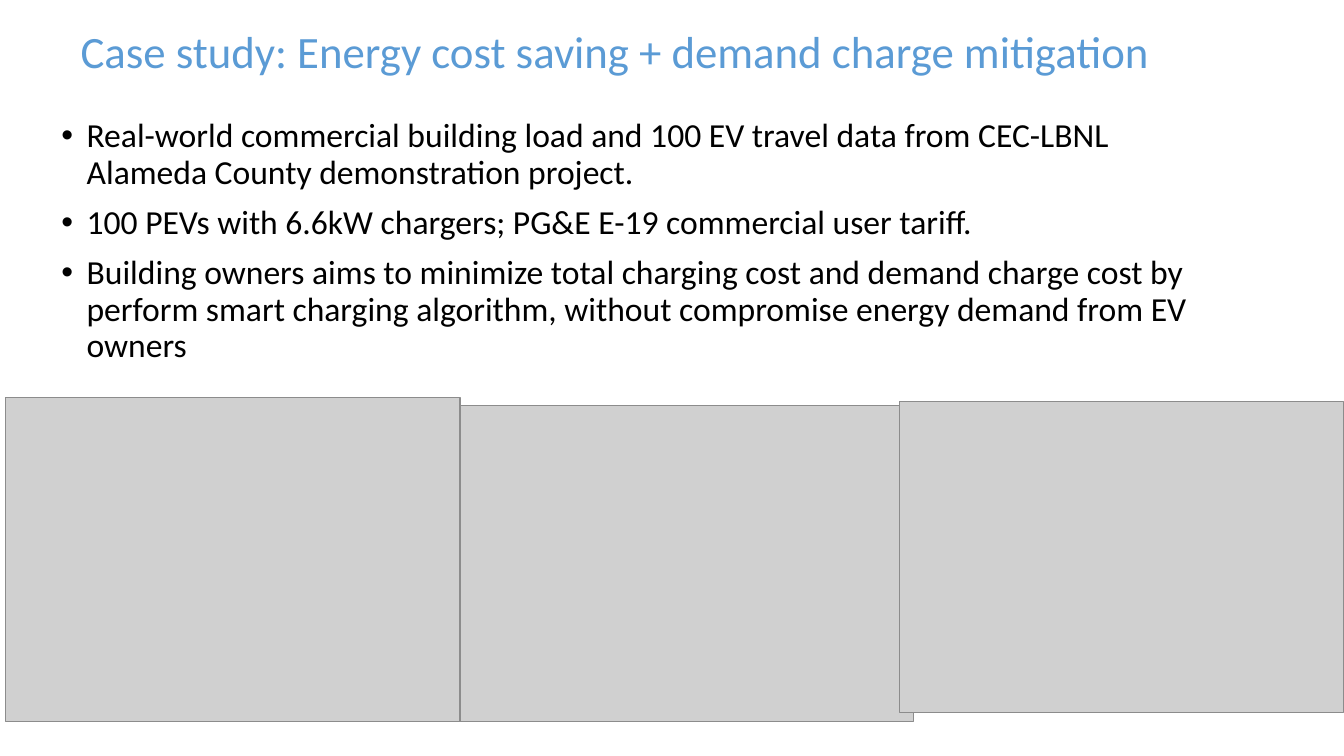
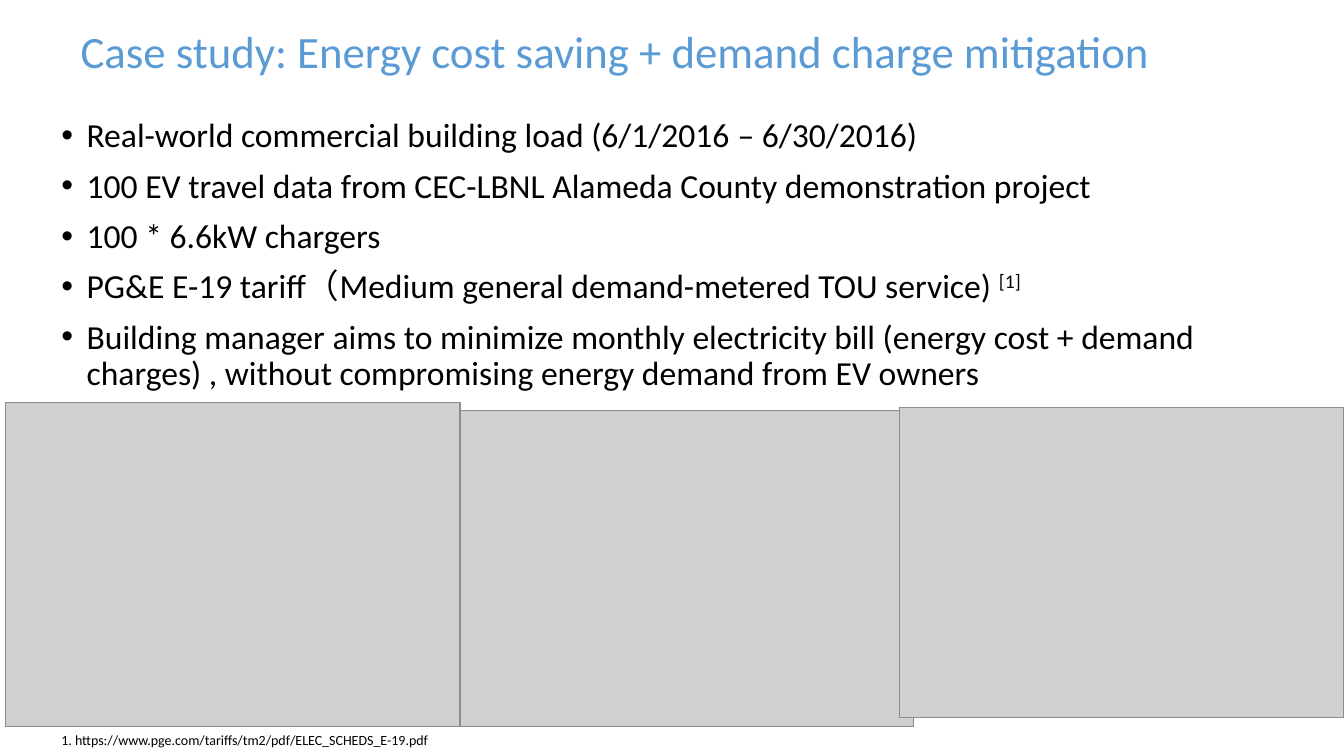
Before and after one commit to wangqiancun/GM0062V2G, a slide deck: slide 2 of case study for 0062.pptx. Drawn at 1344x756 pixels with LibreOffice and Linux fonts; fonts in the diff are those of the drawing; grey boxes stand for pictures. Boxes give left, top, right and bottom in pixels: in the first picture for what was removed or moved away, otherwise in the second. Text is boxed around its words. In the diff, an @@ line names an element or a change of style, - is before the commit and + after.

```diff
--- a/case study for 0062.pptx
+++ b/case study for 0062.pptx
@@ text at bbox=[87, 122, 1194, 391]: text changed @@
-• Real-world commercial building load and 100 EV travel data from CEC-LBNL Alameda County demonstration project.
-• 100 PEVs with 6.6kW chargers; PG&E E-19 commercial user tariff.
-• Building owners aims to minimize total charging cost and demand charge cost by perform smart charging algorithm, without compromise energy demand from EV owners
+• Real-world commercial building load (6/1/2016 – 6/30/2016)
+• 100 EV travel data from CEC-LBNL Alameda County demonstration project
+• 100 * 6.6kW chargers
+• PG&E E-19 tariff（Medium general demand-metered TOU service) [1]
+• Building manager aims to minimize monthly electricity bill (energy cost + demand charges) , without compromising energy demand from EV owners
@@ 3 pictures: place and size @@
-3 pictures at bbox=[5, 397, 1344, 721]
+3 pictures at bbox=[5, 403, 1344, 727]
@@ text added at bbox=[61, 735, 428, 748], 10 pt, text #000000 @@
+1. https://www.pge.com/tariffs/tm2/pdf/ELEC_SCHEDS_E-19.pdf
```
Also in this commit, not shown: 1 slide added, 1 slide removed, 3 other files.
